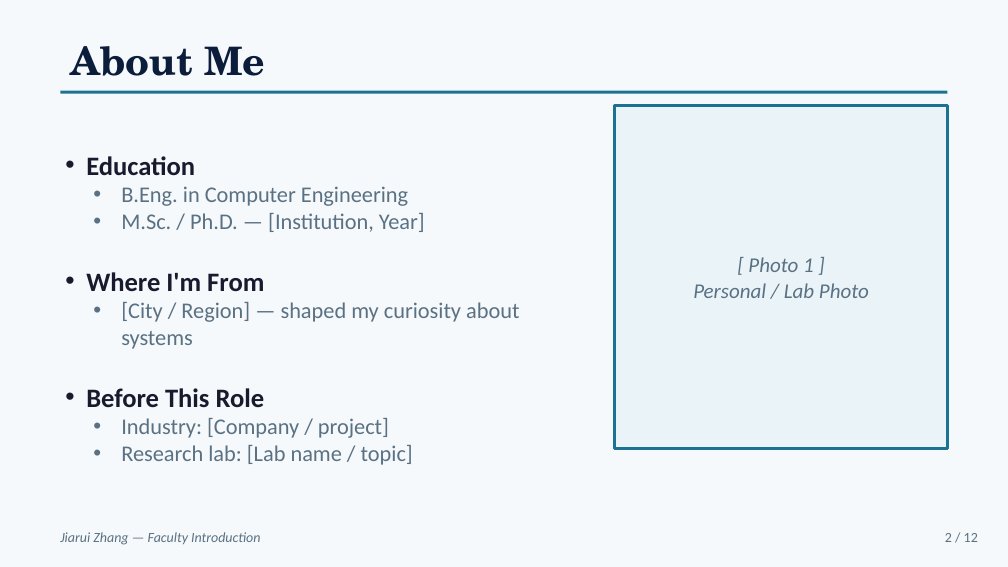
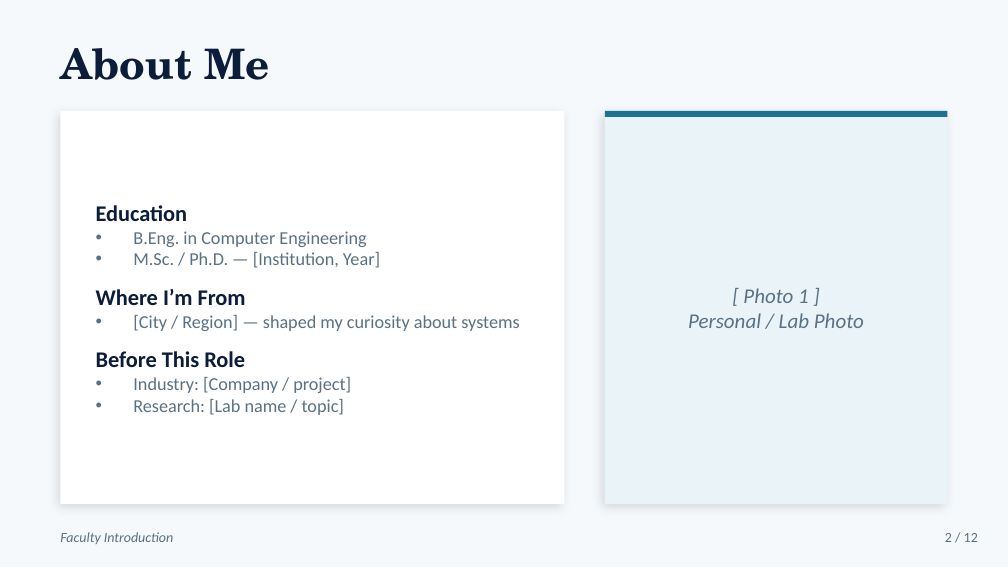
Before and after one commit to zjr506/ppttest, a slide deck: slide 2 of Faculty_Introduction.pptx. Drawn at 1008x567 pixels with LibreOffice and Linux fonts; fonts in the diff are those of the drawing. Boxes give left, top, right and bottom in pixels: in the first picture for what was removed or moved away, otherwise in the second. Text is boxed around its words. In the diff, an @@ line names an element or a change of style, - is before the commit and + after.

```diff
--- a/Faculty_Introduction.pptx
+++ b/Faculty_Introduction.pptx
@@ text "About Me" at (x1=60, y1=48, x2=269, y2=80): size 28 to 30 pt @@
@@ rectangle removed at (x1=60, y1=91, x2=948, y2=94) @@
@@ rectangle added at (x1=60, y1=111, x2=564, y2=504), fill #FFFFFF @@
@@ text "[ Photo 1 ]" moved from (x1=693, y1=257, x2=869, y2=298) to (x1=688, y1=288, x2=864, y2=328) @@
@@ rectangle resized from (x1=615, y1=106, x2=948, y2=449) to (x1=605, y1=111, x2=948, y2=504) @@
@@ rectangle at (x1=605, y1=111, x2=948, y2=504): outline #1C7293 2 pt to none; shadow on @@
@@ rectangle added at (x1=605, y1=111, x2=948, y2=117), fill #1C7293 @@
@@ text "Education" moved from (x1=86, y1=156, x2=519, y2=465) to (x1=96, y1=205, x2=519, y2=415) @@
@@ text at (x1=96, y1=205, x2=519, y2=393): size 19 to 16 pt, text colour #1A1A2E to #0B1D3A in "Education", "Before This Role"; size 16 to 13 pt in "B.Eng. in Computer Engineering", "M.Sc. / Ph.D. — [Institution, Year]", "[City / Region] — shaped my curiosity ...", "Industry: [Company / project]"; bullet • to none; list level 2 to 1 in "B.Eng. in Computer Engineering"; list level 2 to 1 in "M.Sc. / Ph.D. — [Institution, ..."; list level 2 to 1 in "[City / Region] — shaped ..."; list level 2 to 1 in "Industry: [Company / project]" @@
@@ text at (x1=96, y1=289, x2=246, y2=305): text changed; size 19 to 16 pt; text colour #1A1A2E to #0B1D3A @@
-• Where I'm From
+Where I’m From
@@ text at (x1=133, y1=399, x2=344, y2=415): text changed; size 16 to 13 pt @@
-  • Research lab: [Lab name / topic]
+• Research: [Lab name / topic]
@@ text at (x1=60, y1=532, x2=173, y2=544): text changed @@
-Jiarui Zhang — Faculty Introduction
+Faculty Introduction
```
Also in this commit, not shown: 10 other slides changed, 1 slide added, 1 slide removed, 1 other file.
